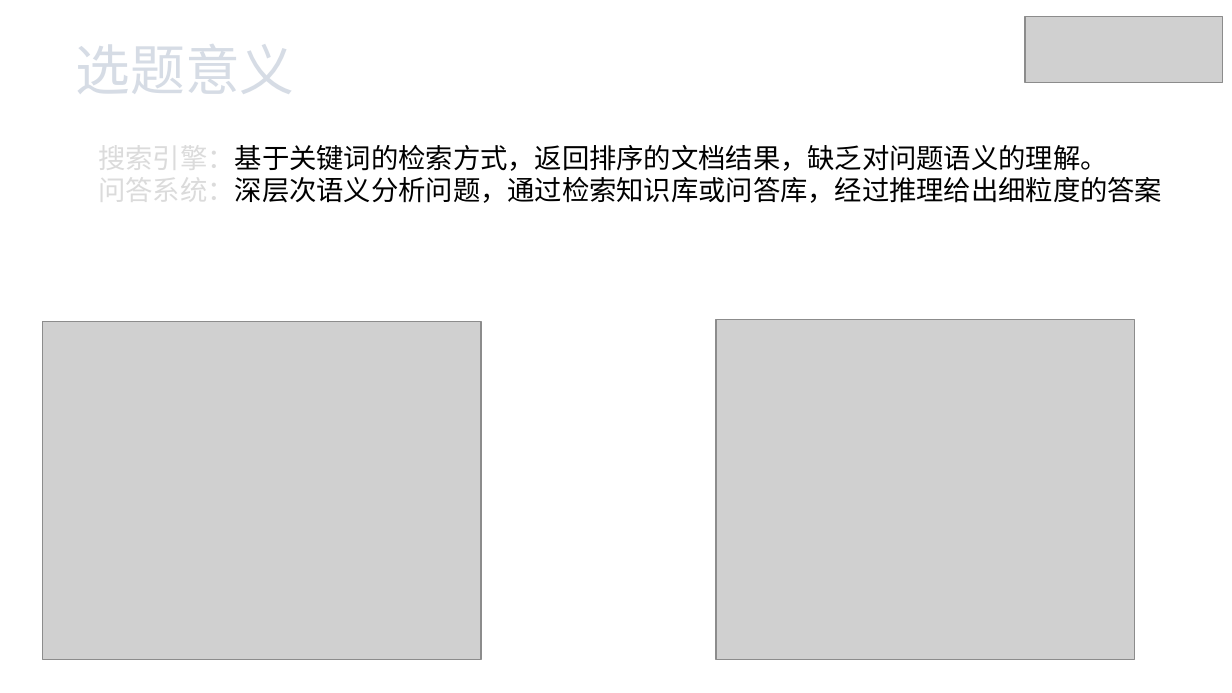
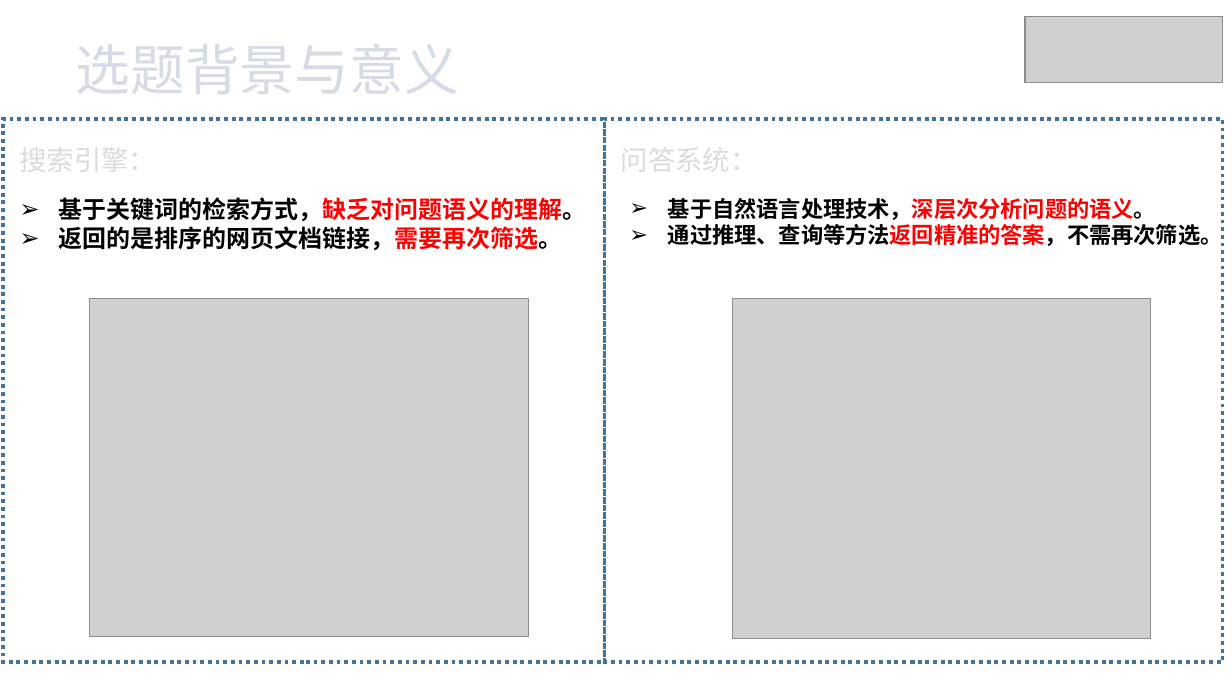
Before and after one commit to xhsun1997/ChineseMRC, a slide deck: slide 3 of 孙相会.pptx (slide 4 before the commit). Drawn at 1232x693 pixels with LibreOffice and Linux fonts; fonts in the diff are those of the drawing; grey boxes stand for pictures. Boxes give left, top, right and bottom in pixels: in the first picture for what was removed or moved away, otherwise in the second. Text is boxed around its words. In the diff, an @@ line names an element or a change of style, - is before the commit and + after.

```diff
--- a/孙相会.pptx
+++ b/孙相会.pptx
@@ text at (76,44,459,94): text changed @@
-选题意义
+选题背景与意义
@@ rectangle added at (2,118,604,662), outline #43739E 2.25 pt dashed @@
@@ rectangle added at (605,118,1223,662), outline #43739E 2.25 pt dashed @@
@@ text added at (20,139,156,179), 16 pt, text pattern #A5A5A5 on #DBDBDB @@
+搜索引擎：
@@ text at (621,139,757,179): text changed; text colour #000000 to pattern #A5A5A5 on #DBDBDB @@
-搜索引擎：基于关键词的检索方式，返回排序的文档结果，缺乏对问题语义的理解。
-问答系统：深层次语义分析问题，通过检索知识库或问答库，经过推理给出细粒度的答案
+问答系统：
@@ text added at (58,197,586,250), 14 pt, text #000000, bold @@
+➢ 基于关键词的检索方式，缺乏对问题语义的理解。
+➢ 返回的是排序的网页文档链接，需要再次筛选。
@@ text added at (668,198,1223,246), 13 pt, text #000000, bold @@
+➢ 基于自然语言处理技术，深层次分析问题的语义。
+➢ 通过推理、查询等方法返回精准的答案，不需再次筛选。
@@ picture: place and size @@
-picture at (42,322,480,659)
+picture at (90,298,529,636)
@@ picture: place and size @@
-picture at (716,320,1135,660)
+picture at (732,298,1151,638)
```
Also in this commit, not shown: 13 other slides changed, 7 slides added, 8 slides removed, 2 other files.
